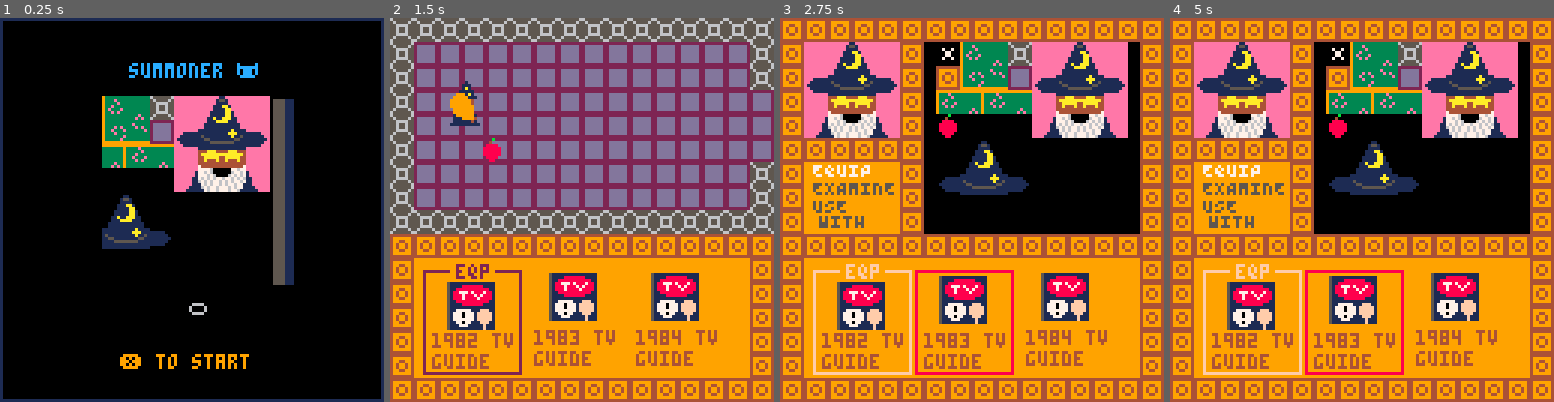
Above: before the commit, frames 1-4 (left to right).
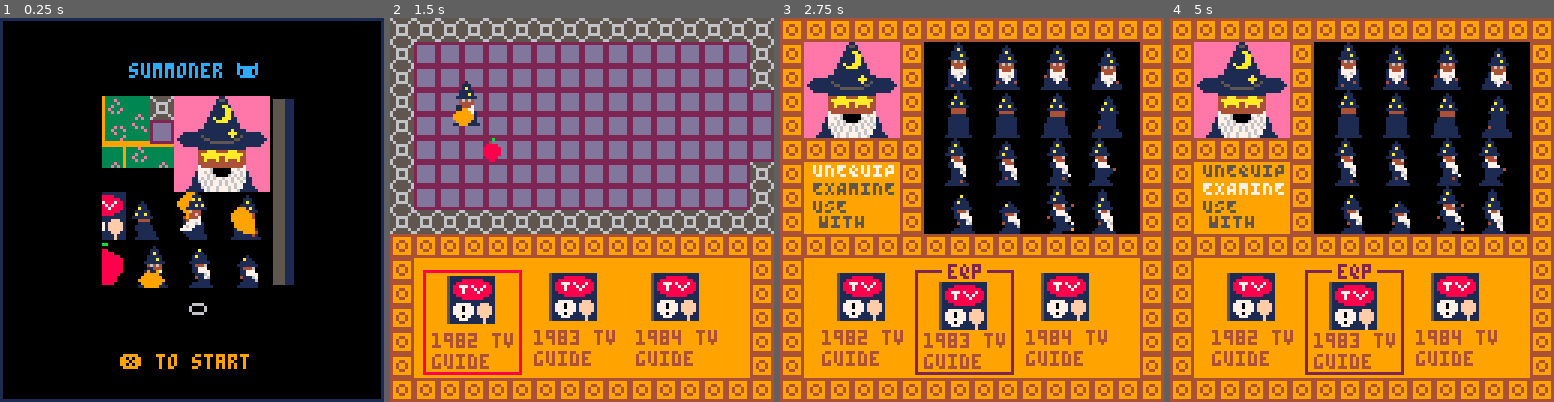
Above: after the commit, the same moments.

Repository: eschmiel/summoner
Game: PICO-8 cartridge summoner.p8
Two runs of this game, one before a commit and one after it. Both use one fixed random seed, a clock stepped at 60 frames per second and the inputs below.
Inputs:
- Up to frame 1 (0.25 s): no input
- Up to frame 2 (1.5 s): tap X (X key) at 0.33, 1.07 s; tap O (Z key) at 0.7 s
- Up to frame 3 (2.75 s): hold Right 1.6-2.1 s; tap O (Z key) at 1.7, 2.1, 2.5 s; tap X (X key) at 1.85 s; hold Up 2.15-2.42 s; hold Right from 2.47 s (still down)
- Up to frame 4 (5 s): tap O (Z key) every 0.4 s from 2.9 to 4.9 s; tap X (X key) at 2.97, 4.08 s; release Right at 3.03 s; hold Left 3.08-3.58 s; hold Down 3.63-3.97 s; hold Right 4.02-4.68 s; hold Up from 4.73 s (still down)

The runs differ from the first frame. In frame 1, 4.4% of the frame differs, in the area x 26-68%, y 45-71%; in frame 2, 2.2%; in frame 3, 20%; in frame 4, 21%, in the area x 8-91%, y 6-93%.

Commit message:
polish sprite sheet swap to save space

Diff:
--- a/summoner.p8
+++ b/summoner.p8
@@ -108,7 +108,7 @@
 -->8
 --active game state
 function act_st()
-	import 'act5.png'
+	import 'sheets/reorg2.png'
 	p=mk_player(20,20)
 	p_am=mk_p_am()--player animation manager
 	cont=mk_act_cont()
@@ -351,8 +351,23 @@
 				end
 				if(btnp(🅾️))
 				then
-					info.state.selected=true
-					info.state.opt_nav=1
+					if(
+						info.state.selected==false
+					)
+					then
+						info.state.selected=true
+						info.state.opt_nav=1
+	inv.items[info.state.sel].imp()
+
+					else
+						if(info.state.opt_nav==1)
+						then
+							if(inv.eqp!=info.state.sel)
+							then inv.eqp=info.state.sel
+							else inv.eqp=nil
+							end
+						end
+					end
 				end
 
 				if(btnp(❎))
@@ -363,6 +378,7 @@
 						info.state.nav=false
 						p_am:set_st('inv_away')
 						self.ending=true
+						import 'sheets/reorg2.png'
 					else
 						info.state.selected=false
 					end
@@ -596,7 +612,7 @@
 													119,
 													self.nav_ins_y+72,
 													0)
-				spr(inv.items[self.sel].bs,
+				spr(128,
 								52,
 								self.nav_ins_y+8,
 								8,
@@ -842,23 +858,35 @@
 -->8
 --inventory
 inv={
-	eqp=1,
+	eqp=nil,
 	items={
 		{
-			s=138,
+			s=64,
 			n={'1982 tv','guide'},
-			bs=8--big sprite
+			imp= function()
+				import 'sheets/tvguide.png'
+			end
 		},
 		{
-			s=138,
-			n={'1983 tv','guide'}
+			s=64,
+			n={'1983 tv','guide'},
+			imp= function()
+				import 'sheets/tvguide.png'
+			end
 		},
 		{
-			s=138,
-			n={'1984 tv','guide'}
+			s=64,
+			n={'1984 tv','guide'},
+			imp= function()
+				import 'sheets/tvguide.png'
+			end
 		}
 	}
 }
+
+function imp_tvg()
+	import 'sheets/tvguide.png'
+end
 -->8
 --
 -->8
@@ -936,42 +964,42 @@
 --player animations
 p_exam_down_a={{afs=132,hf=1}}
 p_exam_up_a={{afs=168,hf=1}}
-p_exam_side_a={{afs=206,hf=1}}
+p_exam_side_a={{afs=198,hf=1}}
 
 p_inv_grab_a = {
 	{
-		afs=128,
+		afs=200,
 		hf=3
 	},
 	{
-		afs=192,
+		afs=202,
 		hf=3
 	},
 	{
-		afs=194,
+		afs=204,
 		hf=3
 	},
 	{
-		afs=196,
+		afs=206,
 		hf=3
 	},
 	{
-		afs=198,
+		afs=236,
 		hf=3
 	},
 	{
-		afs=224,
+		afs=238,
 		hf=3
 	}
 }
 
 p_inv_dig_a = {
 	{
-		afs=226,
+		afs=238,
 		hf=10
 	},
 	{
-		afs=224,
+		afs=236,
 		hf=10
 	}
 }
@@ -1084,19 +1112,19 @@
 
 p_idle_side_a = {
 	{
-		afs = 200,
+		afs = 192,
 		hf = 10
 	},
 	{
-		afs = 202,
+		afs = 194,
 		hf = 12
 	},
 	{
-		afs = 204,
+		afs = 196,
 		hf = 11,
 	},
 	{
-		afs = 202,
+		afs = 194,
 		hf = 12
 	}
 }
@@ -1104,27 +1132,27 @@
 
 p_run_side_a = {
 	{
+		afs = 224,
+		hf = 6
+	},
+	{
+		afs = 226,
+		hf = 5
+	},
+	{
 		afs = 228,
-		hf = 6
+		hf = 5
 	},
 	{
 		afs = 230,
-		hf = 5
+		hf = 6,
 	},
 	{
 		afs = 232,
-		hf = 5
+		hf = 5,
 	},
 	{
 		afs = 234,
-		hf = 6,
-	},
-	{
-		afs = 236,
-		hf = 5,
-	},
-	{
-		afs = 238,
 		hf = 5,
 	}
 }
Not shown, changed: 64 lines of the sprite sheet (__gfx__) section of summoner.p8
Not shown, added: sheets/reorg.png
Not shown, added: sheets/reorg2.png
Not shown, added: sheets/tvguide.png
